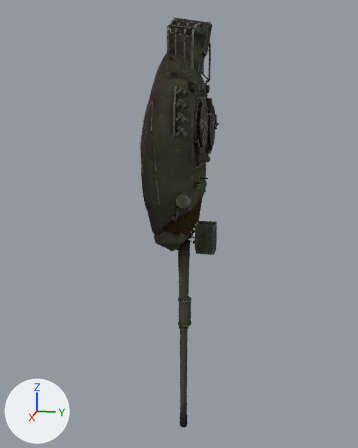
The Blender file Assets/zWIP/Leopard 1/Leopard 1 Light.blend as it was, and as the next commit left it.
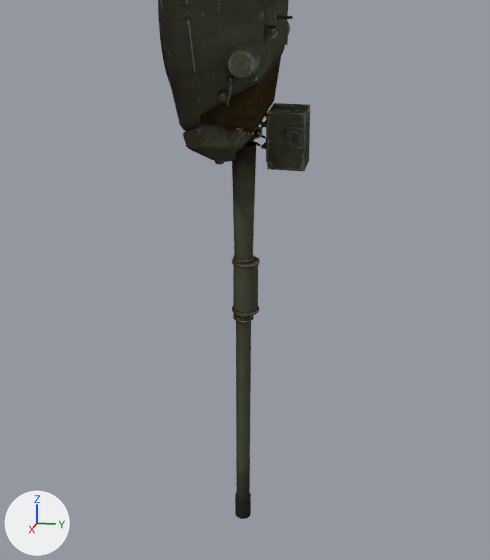
Each version appears first whole from a camera (50 mm lens) standing at (8.74, 2.17, 1.1) and looking at (-0.05, 0.41, -1.1), and next in a close-up on the part from 18% to 86% of the width and 38% to 100% of the height. The lights are fixed; the arrows at lower left show +X, +Y and +Z. Both versions are drawn at frame 3 of the action 'Leopard1BarrelAction'; the numbers are the values there.

Script lines for the objects in view, before the commit:
```python
me_leopard_i_000 = bpy.data.meshes.new('Leopard_I.000')
me_leopard_i_000.from_pydata(...)  # 648 vertices, 1248 faces; spans x -0.13..0.13, y -0.13..0.14, z 0.4..4.31
me_leopard_i_000.materials.append(mat_leo_563)
me_leopard_i_004 = bpy.data.meshes.new('Leopard_I.004')
me_leopard_i_004.from_pydata(...)  # 1243 vertices, 2270 faces, 18 loose edges; spans x -0.78..0.79, y -0.28..0.4, z -0.32..0.6
me_leopard_i_004.materials.append(mat_leo_563)
me_leopard_i_007 = bpy.data.meshes.new('Leopard_I.007')
me_leopard_i_007.from_pydata(...)  # 12003 vertices, 21450 faces; spans x -1.31..1.31, y 0.0..1.12, z -2.45..1.66
me_leopard_i_007.materials.append(mat_leo_565_001)
ob_leopard1barrel = bpy.data.objects.new('Leopard1Barrel', me_leopard_i_000)
ob_leopard1barrel.parent = ob_pitchtransform
ob_leopard1barrel.location = (0.0, 0.176, 0.0)
ob_leopard1mantlet = bpy.data.objects.new('Leopard1Mantlet', me_leopard_i_004)
ob_leopard1mantlet.parent = ob_pitchtransform
ob_leopard1mantlet.location = (0.0, 0.0, 0.0)
ob_leopard1turret = bpy.data.objects.new('Leopard1Turret', me_leopard_i_007)
ob_leopard1turret.parent = ob_yawtransform
ob_leopard1turret.location = (0.0, 0.0, 0.0)
```
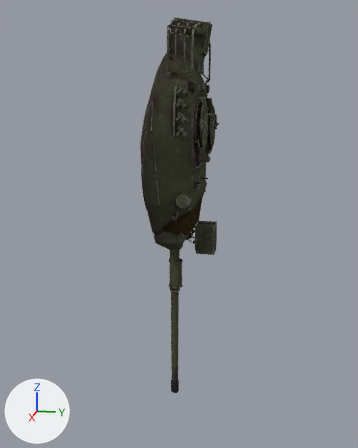
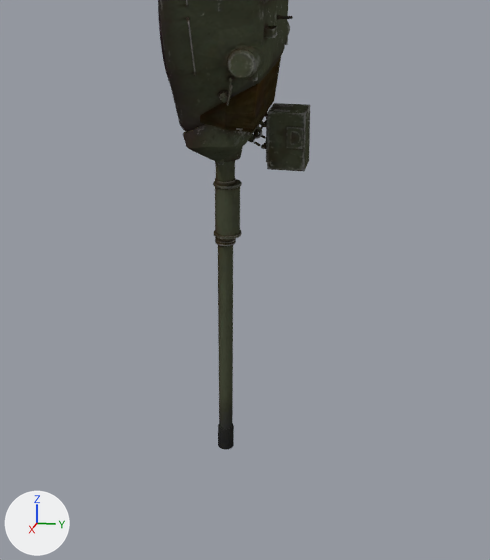
Location of each change, [x1, y1, x2, y2] in pixels of the close-ups (490 x 560 px):
'Leopard1Barrel', moved: before [232, 141, 260, 519]; after [213, 161, 242, 450]

What changed in the scene script:
```text
Change ob_leopard1barrel:
    ob_leopard1barrel.location: (0.0, 0.176, 0.0) -> (0.0, 0.0, -0.762)
```
